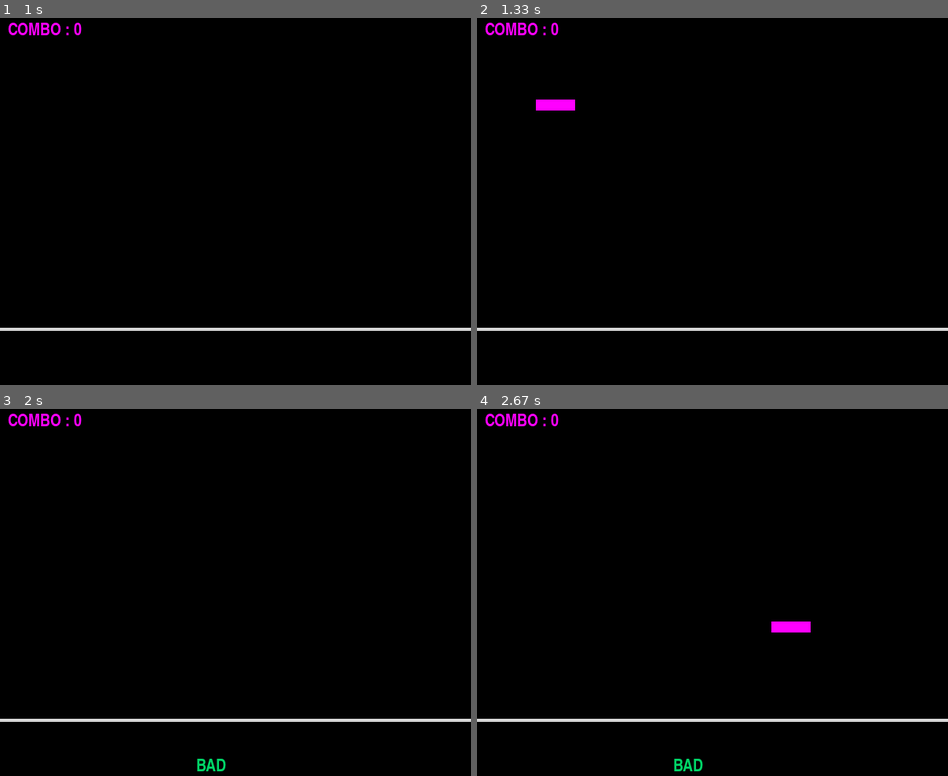
Above: before the commit, frames 1-4 (two rows, left to right).
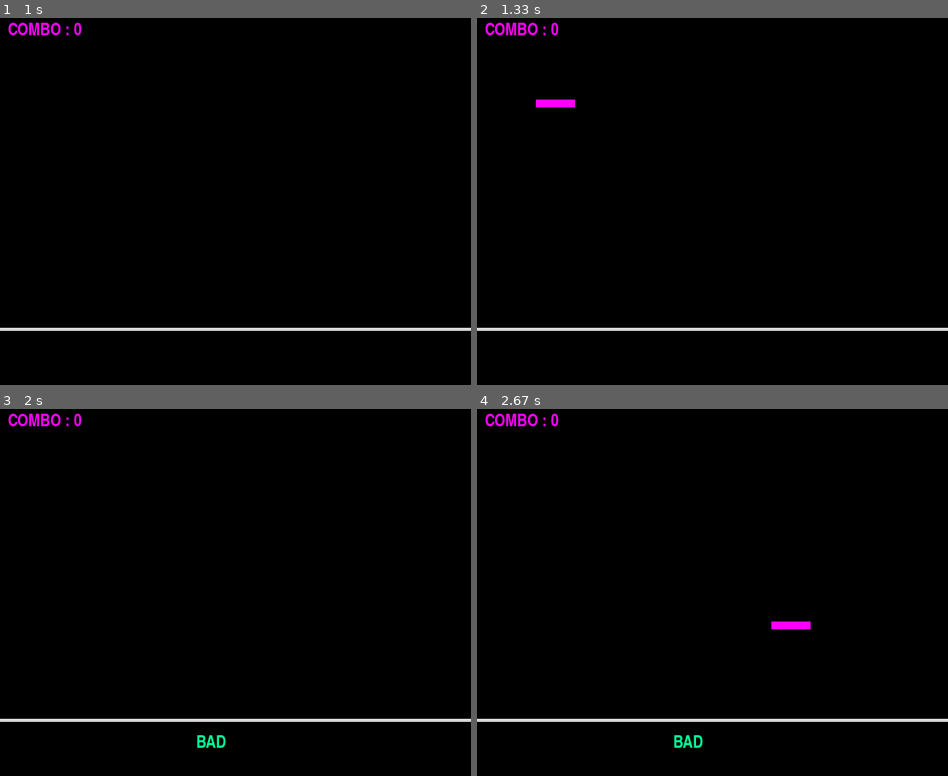
Above: after the commit, the same moments.

Repository: lsm2714/rerorerorerorerorerorero
Game: pygame game, started from pygame_rhythm.py
The game is run twice, just before and just after one commit, with the same random seed, the same clock (stepped at 60 frames per second) and the same inputs.
Inputs:
- Up to frame 1 (1 s): hold D from 0.83 s (still down)
- Up to frame 2 (1.33 s): release D at 1.3 s
- Up to frame 3 (2 s): hold A 1.33-1.87 s
- Up to frame 4 (2.67 s): hold A 2.23-2.63 s

Frame 1 is identical in both runs. In frame 2, less than 0.1% of the frame differs, in the area x 12-21%, y 24-26%; in frame 3, 0.3%; in frame 4, 0.3%, in the area x 41-71%, y 60-99%.

Commit message:
파이리즈무 복습

Diff:
--- a/pygame_rhythm.py
+++ b/pygame_rhythm.py
@@ -1,7 +1,7 @@
 # pygame 모듈 불러오기
 import pygame
 
-# 원활한 실행을 위해 init()으로 pygame 초기화
+# 원활한 실행을 위해 init() 설정
 pygame.init()
 
 # 화면 크기 설정
@@ -19,18 +19,18 @@
 # 콤보 설정
 COMBO = 0
 
-# 판정 텍스트, 판정 시간 설정
+# 판정 텍스트, 판정 시간 변수 설정
+judgement_text = ''
 judgement_time = 0
-judgement_text = ''
 
-# 판정, 콤보 텍스트 폰트 설정
+# 텍스트 폰트 설정
 impact_font = pygame.font.SysFont('impact', 20)
 
 # 화면 크기 적용, 이름 설정
 display_surface = pygame.display.set_mode((WINDOW_WIDTH, WINDOW_HEIGHT))
 pygame.display.set_caption('파이리즈무 : INSOMNIA')
 
-# 노트 리스트 설정
+# 노트 리스트 설정 : 시간, x, y 좌표
 notes = [
     {'time' : 1000, 'x' : 75, 'y' : -50},
     {'time' : 3000, 'x' : 225, 'y' : -50},
@@ -38,7 +38,7 @@
     {'time' : 4000, 'x' : 525, 'y' : -50}
 ]
 
-# 떨어질 때의 노트 리스트 설정
+# 떨어질 때의 리스트 설정
 falling_notes = []
 
 # 키 리스트 설정
@@ -52,73 +52,72 @@
 # 화면이 계속 출력될 수 있도록 while 반복문에 True 조건 설정
 running = True
 while running :
-    current_time = pygame.time.get_ticks() # 현재 흘러가는 시간을 변수에 실시간으로 저장
+    current_time = pygame.time.get_ticks() # 현재 시간의 흐름을 변수에 저장
 
     for event in pygame.event.get() :
         if event.type == pygame.QUIT :
             running = False
 
-    # 화면 fill() 로 칠해서 노트 등이 보이게 하기
-    display_surface.fill((0, 0, 0))
-
-    # 특정 시간이 되면 떨어지기 전의 노트를 삭제하고 falling_notes리스트에 따로 저장하기
+    # 특정 시간이 될 때 떨어지기 전의 노트 삭제, 떨어질 때의 노트 리스트로 옮기기
     for note in notes[:] :
         if current_time >= note['time'] :
             falling_notes.append(note)
             notes.remove(note)
 
-    # falling_notes 리스트에 있는 노트 아래로 떨어뜨리기 (시간 기반)
+    # 이미지 등이 출력될 수 있도록 fill() 으로 매 프레임마다 화면 칠하기
+    display_surface.fill((0, 0, 0))
+
+    # 떨어지는 노트 움직이기 (시간 기반), 노트 그리기
     NOTE_SPEED = 0.5
     for note in falling_notes :
-        time_since_note_start = current_time - note['time'] # 현재 시간 - 특정 시간을 설정하여 0부터 증가하는변수 만들기
+        time_since_note_start = current_time - note['time']
         note['y'] = -50 + NOTE_SPEED * time_since_note_start
-        pygame.draw.rect(display_surface, (255, 0, 255), (note['x'], note['y'], 50, 14))
+        pygame.draw.rect(display_surface, (255, 0, 255), (note['x'], note['y'], 50, 10))
 
-        # 키 설정
-        keys = pygame.key.get_pressed()
-        # 노트 판정, 콤보 수 증가 설정
-        for key, x in key_maps.items() :
-            if keys[key] :
+        # 키 입력에 따라 판정 설정 (노트가 떨어질 때 실행되야 하므로 움직이는 for문 아래서 실행)
+        keys = pygame.key.get_pressed() # 현재 누르는 키 실시간으로 확인
+        for key, x in key_maps.items() : # 딕셔너리 값 하나하나 저장
+            if keys[key] : # 현재 누른 키가 key의 값 중 하나일 경우 True
                 for note in falling_notes[:] :
-                    if abs(note['x'] - x) < 5 and abs(note['y'] - 400) < 35 :
-                        # abs()로 +로 바꿔주지 않으면 -34도 아래 조건에 의해 PERFECT가 출력되기 때문에 abs() 절댓값 함수로 값을 바꿔줘야 한다.
-                        abs_offset = abs(note['y'] - 400)
-                        # 판정 텍스트, 콤보 설정
+                    if abs(note['y'] - 400) < 40 and abs(note['x'] - x) < 5 :
+                        abs_offset = abs(note['y'] - 400) # 양방향 판정을 위해 절댓값 함수로 +로 바꾸기
                         if abs_offset < 10 :
                             COMBO += 1
                             judgement_text = 'PERFECT'
                             result_surface = impact_font.render(judgement_text, True, (255, 0, 255), None)
                         elif abs_offset < 20 :
                             COMBO += 1
+                            judgement_text = 'GREAT'
+                            result_surface = impact_font.render(judgement_text, True, (255, 102, 255), None)
+                        elif abs_offset < 30 :
+                            COMBO = 0
                             judgement_text = 'GOOD'
-                            result_surface = impact_font.render(judgement_text, True, (214, 214, 0), None)
+                            result_surface = impact_font.render(judgement_text, True, (51, 204, 255), None)
                         else :
                             COMBO = 0
                             judgement_text = 'BAD'
-                            result_surface = impact_font.render(judgement_text, True, (0, 214, 104), None)
-                        # 위 조건이 참일 시 노트 삭제
+                            result_surface = impact_font.render(judgement_text, True, (0, 255, 153), None)
+                        # 키를 누를 때 노트 삭제 and 판정 시간 = 누를 때의 시간
                         falling_notes.remove(note)
-                        judgement_time = current_time
+                        judgement_time = current_time # 누르자마자 노트가 사라지므로 위 조건식이 False가 되어 딱 그 시간이 저장됨
                         break
-                    # 키를 클릭하고 노트를 삭제하고 break를 걸면 위의 조건식이 False가 되므로
-                    # 딱 그 시간의 값이 judgement_time에 저장된다.
-                    # break를 걸면 다시 키를 누르기 전까지 위 조건식이 거짓이 되므로 두 개의 노트가 동시에 판정되는 오류를 막을 수 있다.
+
+    # 콤보 텍스트 출력
+    COMBO_TEXT = impact_font.render(f'COMBO : {COMBO}', True, (255, 0, 255), None)
+    display_surface.blit(COMBO_TEXT, (10, 10))
+
+    # 판정 텍스트 출력 (1초 동안)
+    # 현재 시간 - 누를 때의 시간 and 판정 텍스트가 모두 True일 경우 실행
+    if current_time - judgement_time < 1000 and judgement_text :
+        display_surface.blit(result_surface, (250, 420))
 
     # 판정선 그리기
     pygame.draw.line(display_surface, (214, 214, 214), (0, 400), (WINDOW_WIDTH, 400), 4)
 
-    # 콤보 텍스트 설정
-    combo_text = impact_font.render(f'COMBO : {COMBO}', True, (255, 0, 255), None)
-    display_surface.blit(combo_text, (10, 10))
-
-    # 판정 텍스트 출력 (1초 동안)
-    if current_time - judgement_time < 1000 and judgement_text :
-        display_surface.blit(result_surface, (250, 450))
-
     # 화면 업데이트
     pygame.display.update()
 
-    # FPS 설정
+    # FPS 적용
     clock.tick(60)
 
 # 원활한 종료를 위해 quit() 설정
